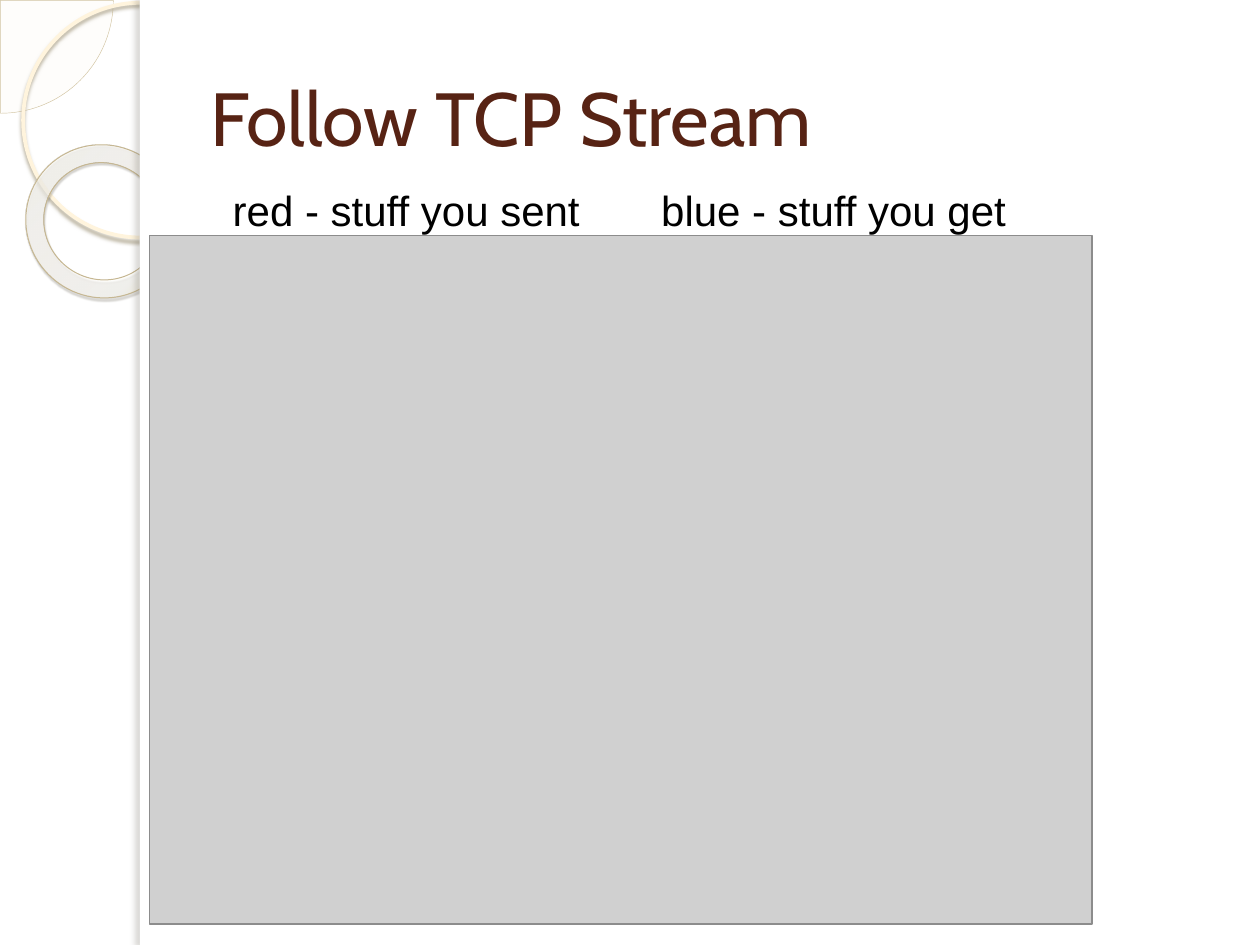
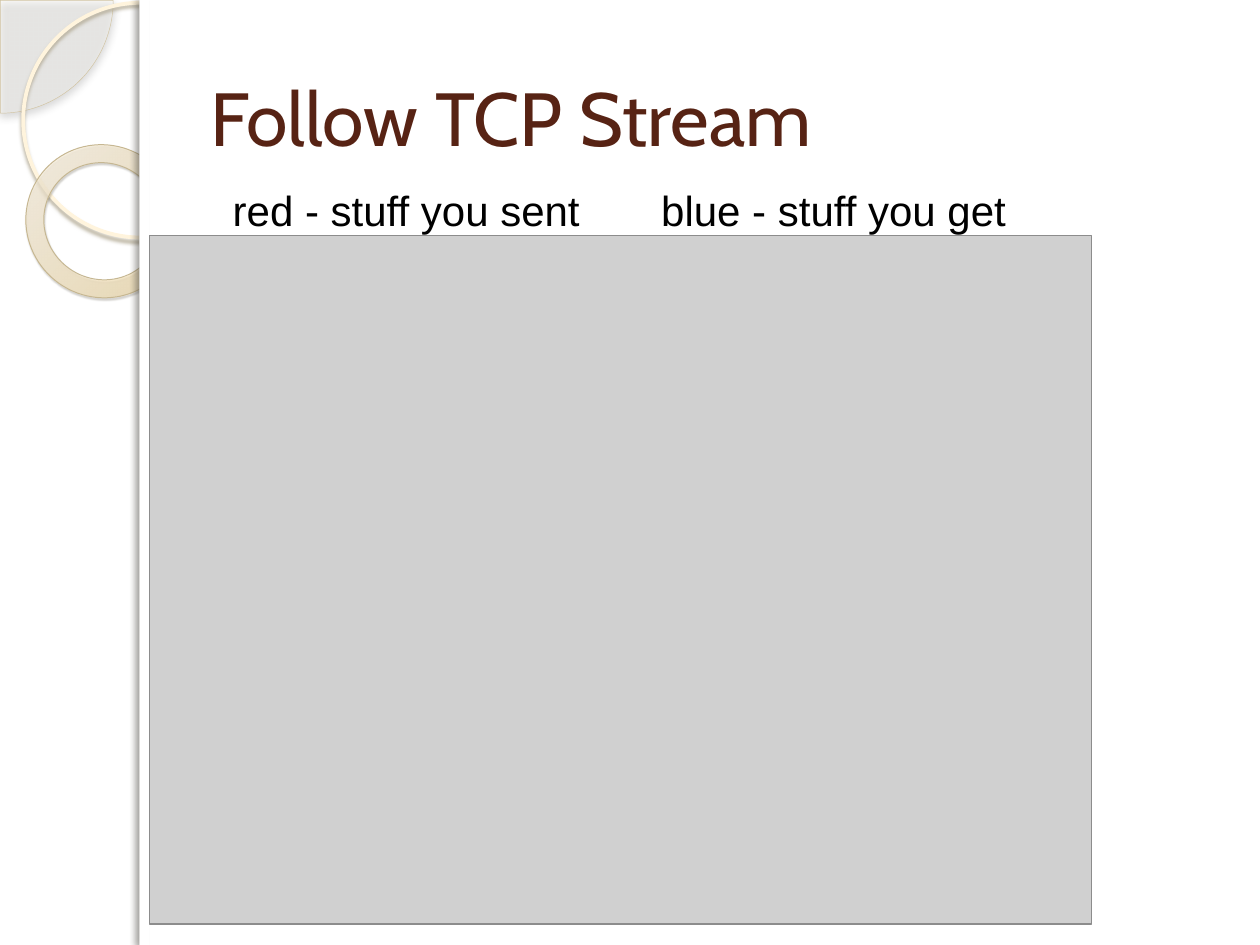
Before and after one commit to centuryhopper/Fall2022CourseContents, a slide deck: slide 35 of CIS6395/Traffic-Analysis-1.pptx. Drawn at 1260x945 pixels with LibreOffice and Linux fonts; fonts in the diff are those of the drawing; grey boxes stand for pictures; background and template pictures are left out. Boxes give left, top, right and bottom in pixels: in the first picture for what was removed or moved away, otherwise in the second. Text is boxed around its words. In the diff, an @@ line names an element or a change of style, - is before the commit and + after.

```diff
--- a/CIS6395/Traffic-Analysis-1.pptx
+++ b/CIS6395/Traffic-Analysis-1.pptx
@@ pie slice (boxed as its full ellipse) at bbox=[0, 0, 113, 113]: shadow on @@
@@ rectangle at bbox=[140, 0, 1260, 945]: shadow on @@
@@ donut at bbox=[0, 113, 211, 329]: fill gradient #FFFCF6 to #FFFEFB to #F0D28E to gradient #EED18E to #FEFAF6; shadow changed @@
@@ text "red - stuff you sent ..." at bbox=[233, 195, 1005, 235]: list level 2 to 1 in "red - stuff you sent ..." @@
```
Also in this commit, not shown: 53 other slides changed, 14 other files.
